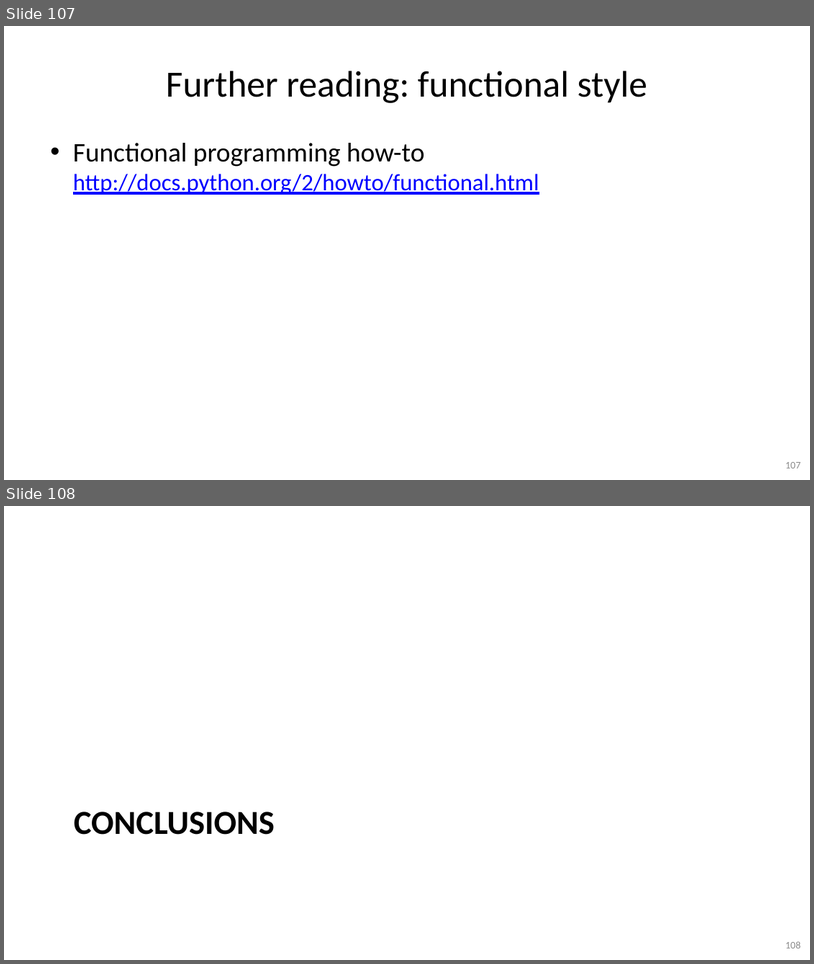
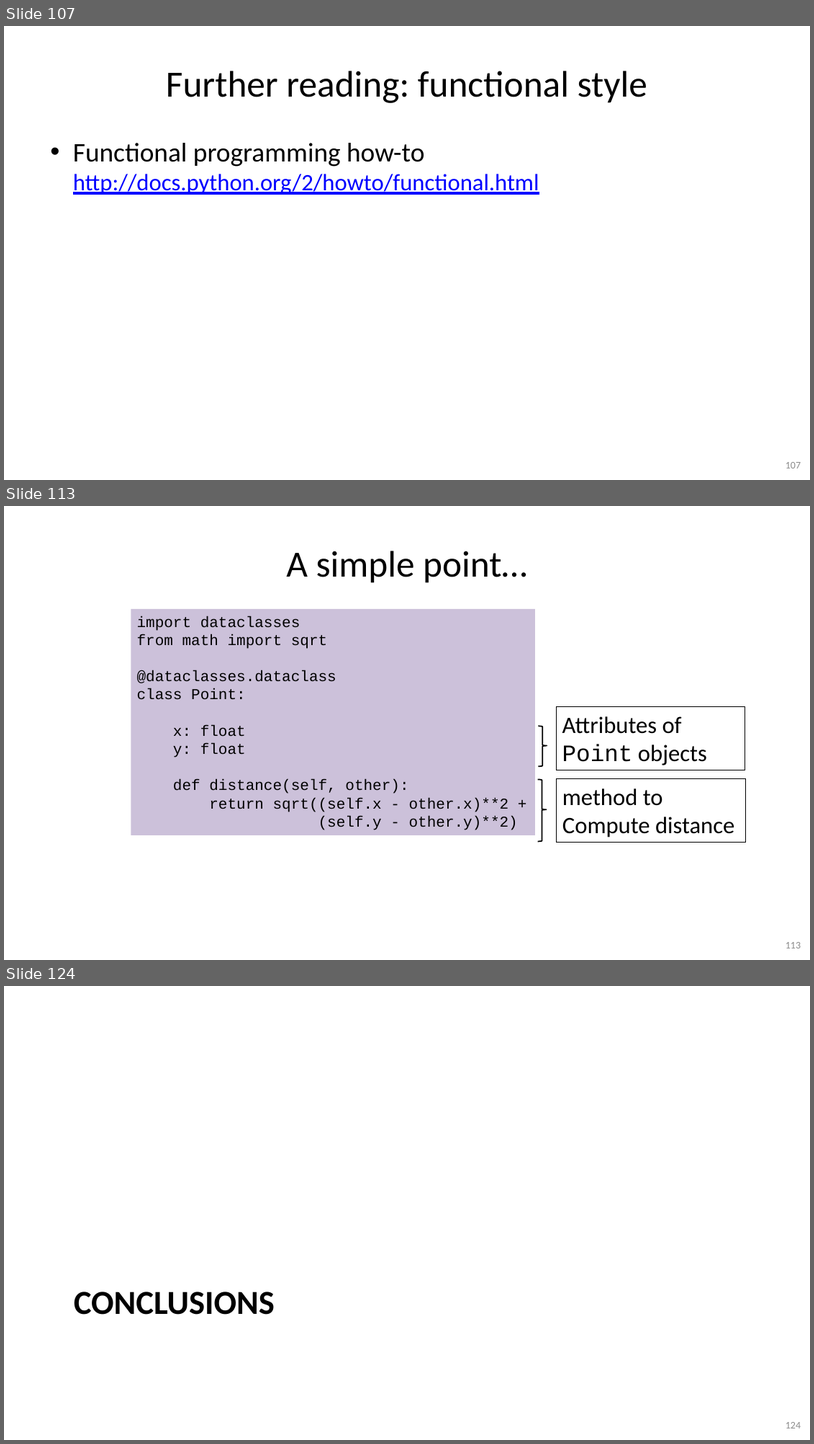
Before and after one commit to gjbex/Python-for-programmers, a slide deck: python_for_programmers.pptx. Shown one above the other, each under a label of ours: slides 107 and 108 before the commit, slides 107, 113 and 124 after it; the slides between them are not shown. The pictures are 814x964 and 814x1444 pixels, drawn with LibreOffice and Linux fonts; fonts in the diff are those of the drawing. Boxes give left, top, right and bottom in pixels: in the first picture for what was removed or moved away, otherwise in the second. Text is boxed around its words. In the diff, an @@ line names an element or a change of style, - is before the commit and + after.

Commit message:
Add slides on dataclasses

```diff
--- a/python_for_programmers.pptx
+++ b/python_for_programmers.pptx
@@ slide 113 added at [4,506,810,960], background #FFFFFF @@
@@ title added at [286,551,527,583], 44 pt, text #000000 @@
+A simple point…
@@ rectangle added at [131,609,535,835], fill #CCC1DA, 18 pt, text #000000 @@
+import dataclasses
+from math import sqrt
+@dataclasses.dataclass
+class Point:
+x: float
+y: float
+def distance(self, other):
+return sqrt((self.x - other.x)**2 +
+(self.y - other.y)**2)
@@ rectangle added at [557,707,746,770], fill #FFFFFF, outline #000000 0.75 pt, 28 pt, text #000000 @@
+Attributes of
+Point objects
@@ right brace added at [539,726,548,766], outline #000000 1.5 pt @@
@@ right brace added at [538,780,547,841], outline #000000 1.5 pt @@
@@ rectangle added at [557,779,746,842], fill #FFFFFF, outline #000000 0.75 pt, 28 pt, text #000000 @@
+method to
+Compute distance
@@ page number added at [786,942,801,948], 12 pt, text #8C8C8C @@
+113
@@ what was slide 108 is now slide 124 @@
@@ page number at [786,1422,801,1428]: text changed @@
-108
+124
```
Also in this commit, not shown: 15 other slides added.
